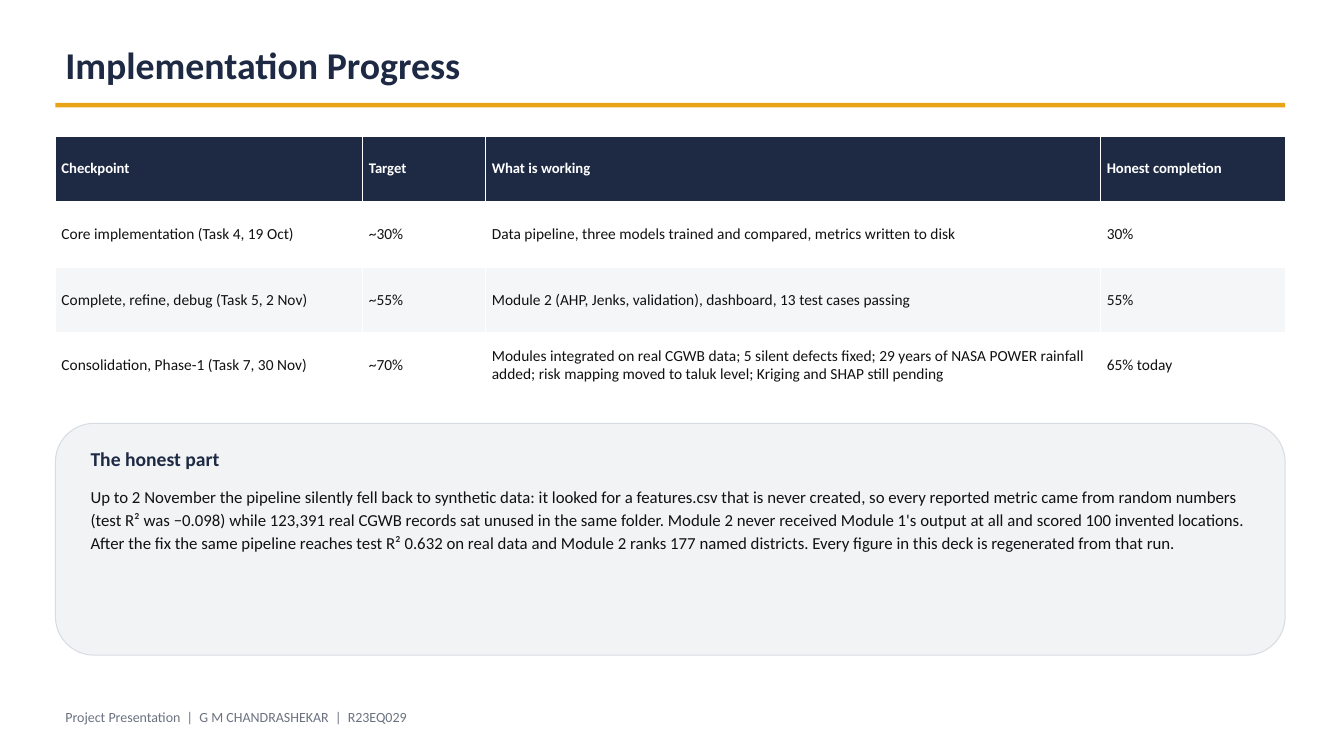
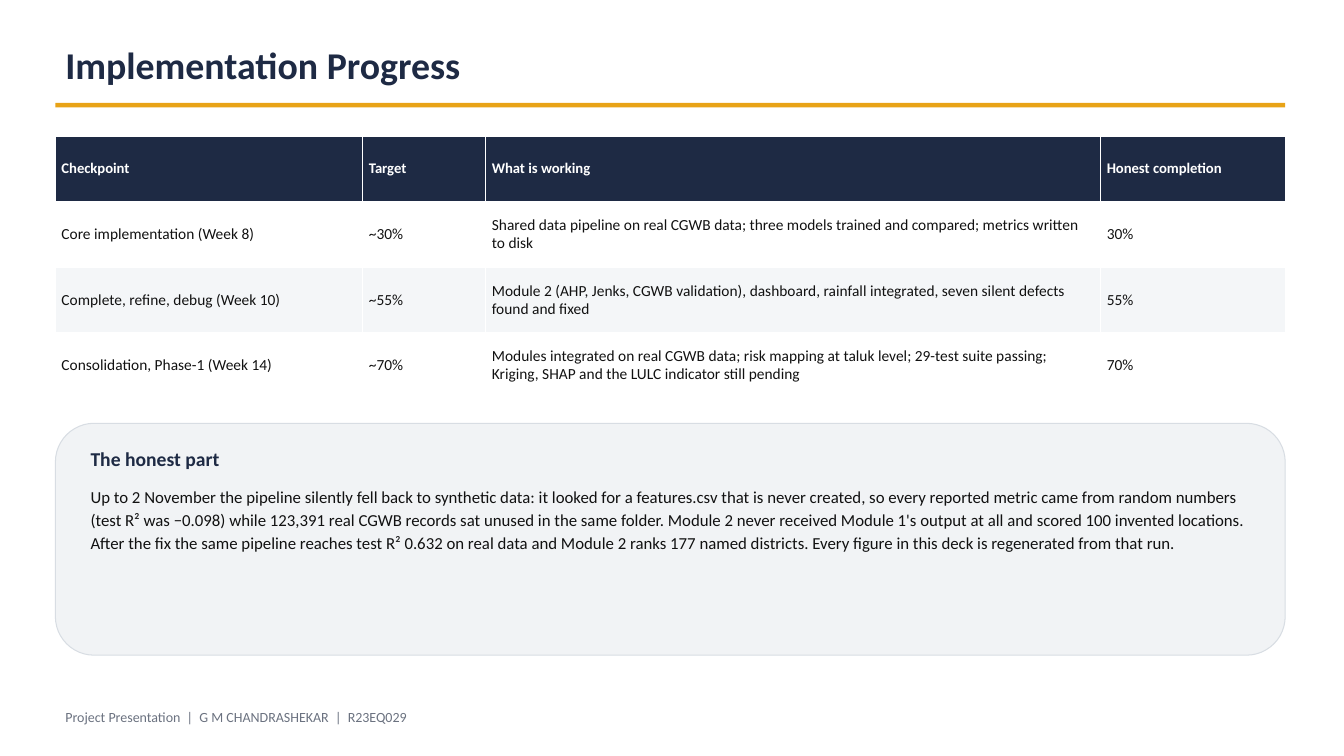
Before and after one commit to Koushik926/karnataka-groundwater-ml, a slide deck: slide 9 of Week4_Task4_Core_Implementation/presentation/decks/Phase1_Review_G_M_CHANDRASHEKAR.pptx. Drawn at 1344x756 pixels with LibreOffice and Linux fonts; fonts in the diff are those of the drawing. Boxes give left, top, right and bottom in pixels: in the first picture for what was removed or moved away, otherwise in the second. Text is boxed around its words. In the diff, an @@ line names an element or a change of style, - is before the commit and + after.

```diff
--- a/Week4_Task4_Core_Implementation/presentation/decks/Phase1_Review_G_M_CHANDRASHEKAR.pptx
+++ b/Week4_Task4_Core_Implementation/presentation/decks/Phase1_Review_G_M_CHANDRASHEKAR.pptx
@@ table at (55, 136, 1286, 398) @@
-row 2, column 1: Core implementation (Task 4, 19 Oct)
+row 2, column 1: Core implementation (Week 8)
-row 2, column 3: Data pipeline, three models trained and compared, metrics written to disk
+row 2, column 3: Shared data pipeline on real CGWB data; three models trained and compared; metrics written to disk
-row 3, column 1: Complete, refine, debug (Task 5, 2 Nov)
+row 3, column 1: Complete, refine, debug (Week 10)
-row 3, column 3: Module 2 (AHP, Jenks, validation), dashboard, 13 test cases passing
+row 3, column 3: Module 2 (AHP, Jenks, CGWB validation), dashboard, rainfall integrated, seven silent defects found and fixed
-row 4: Consolidation, Phase-1 (Task 7, 30 Nov) | ~70% | Modules integrated on real CGWB data; 5 silent defects fixed; 29 years of NASA POWER rainfall added; risk mapping moved to taluk level; Kriging and SHAP still pending | 65% today
+row 4: Consolidation, Phase-1 (Week 14) | ~70% | Modules integrated on real CGWB data; risk mapping at taluk level; 29-test suite passing; Kriging, SHAP and the LULC indicator still pending | 70%
```
Also in this commit, not shown: 4 other slides changed, 17 other files.
